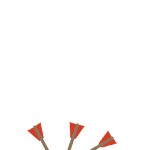
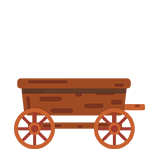
Layers edited between the first and the second 150px x 150px image:
removed group "Bunch of arrows" (6 layers) over [27,121,117,150]
removed group "Arrow 3" (1 layers) from group "Bunch of arrows" over [27,122,49,150]
renamed "Arrow wooden" to "Carriage", moved it out of group "Arrow 3", painted on it over [14,78,145,150]
removed group "Arrow 2" (1 layers) from group "Bunch of arrows" over [67,122,85,150]
removed layer "Arrow wooden" (2nd of 3, in "Bunch of arrows" › "Arrow 2") from group "Arrow 2" over [67,122,85,150]
removed group "Arrow 1" (1 layers) from group "Bunch of arrows" over [89,130,117,150]
removed layer "Arrow wooden" (3rd of 3, in "Bunch of arrows" › "Arrow 1") from group "Arrow 1" over [89,130,117,150]
